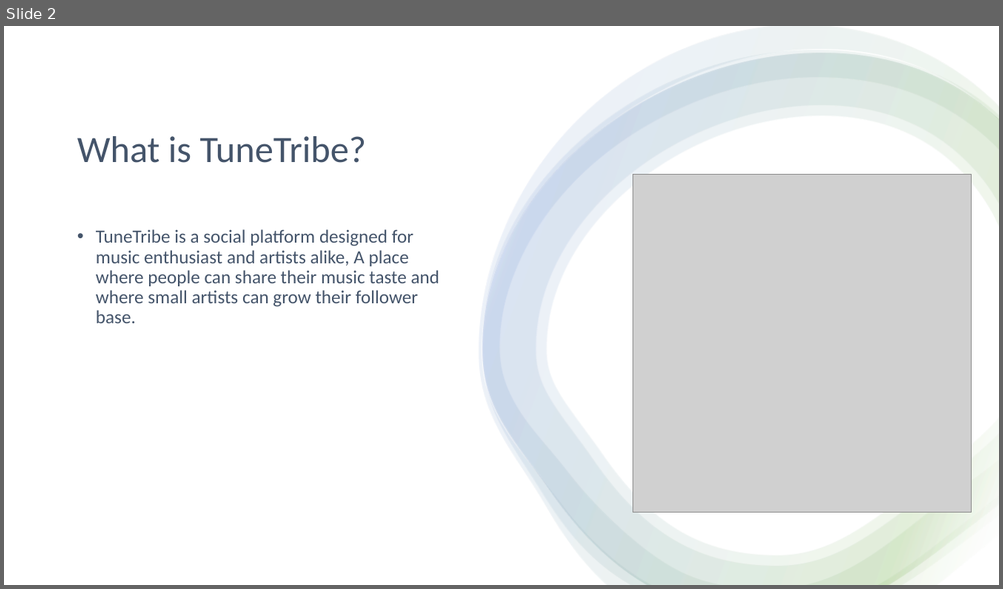
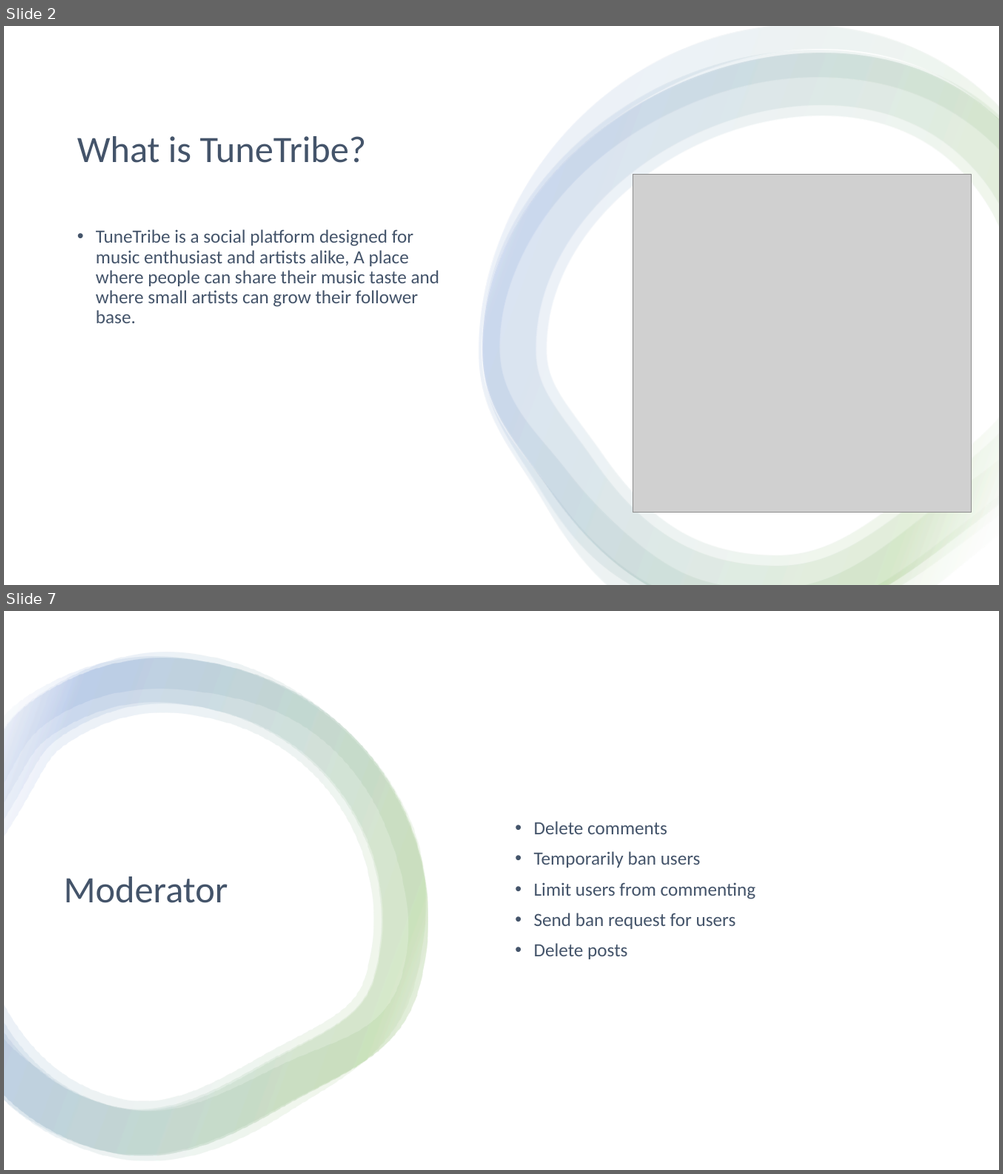
Before and after one commit to etgalang/TuneTribe, a slide deck: TuneTribe.pptx. Shown one above the other, each under a label of ours: slide 2 before the commit, slides 2 and 7 after it; the slides between them are not shown. The pictures are 1003x589 and 1003x1174 pixels, drawn with LibreOffice and Linux fonts; fonts in the diff are those of the drawing; grey boxes stand for pictures. Boxes give left, top, right and bottom in pixels: in the first picture for what was removed or moved away, otherwise in the second. Text is boxed around its words. In the diff, an @@ line names an element or a change of style, - is before the commit and + after.

```diff
--- a/TuneTribe.pptx
+++ b/TuneTribe.pptx
@@ slide 7 added at [4, 611, 999, 1170], background #FFFFFF @@
@@ rectangle added at [4, 611, 999, 1170], fill #FFFFFF @@
@@ group added at [4, 652, 429, 1162]: 4 freeform shapes @@
@@ text added at [534, 821, 756, 960], 18 pt, text #44546A @@
+• Delete comments
+• Temporarily ban users
+• Limit users from commenting
+• Send ban request for users
+• Delete posts
@@ title added at [64, 877, 228, 903], 36 pt, text #44546A @@
+Moderator
```
Also in this commit, not shown: 2 slides changed, 3 other slides added.
